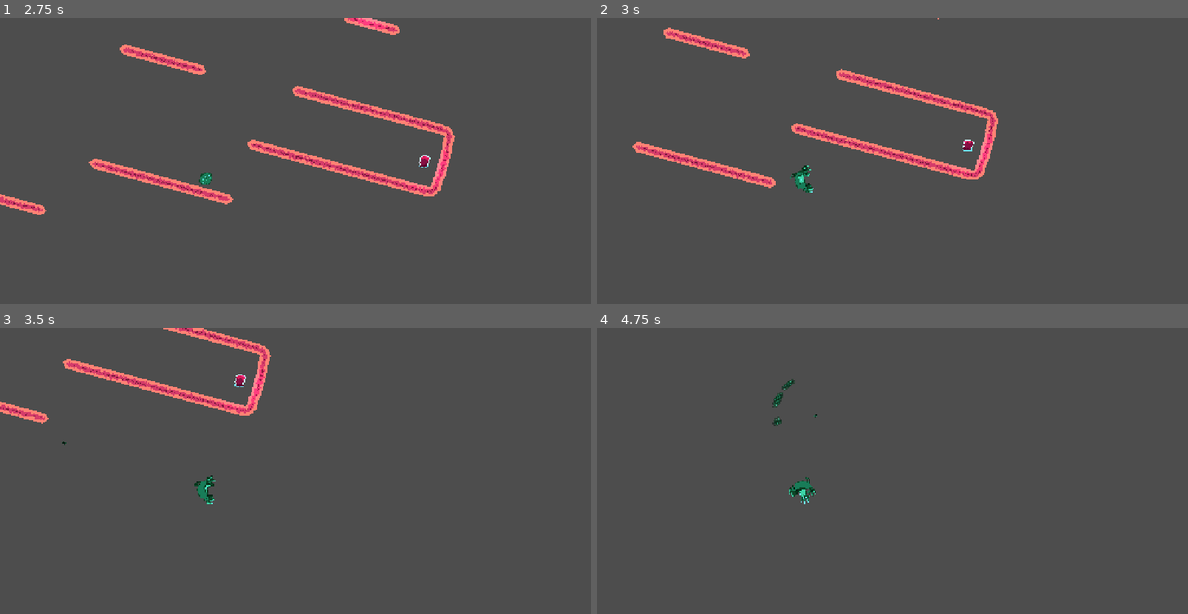
Above: before the commit, frames 1-4 (two rows, left to right).
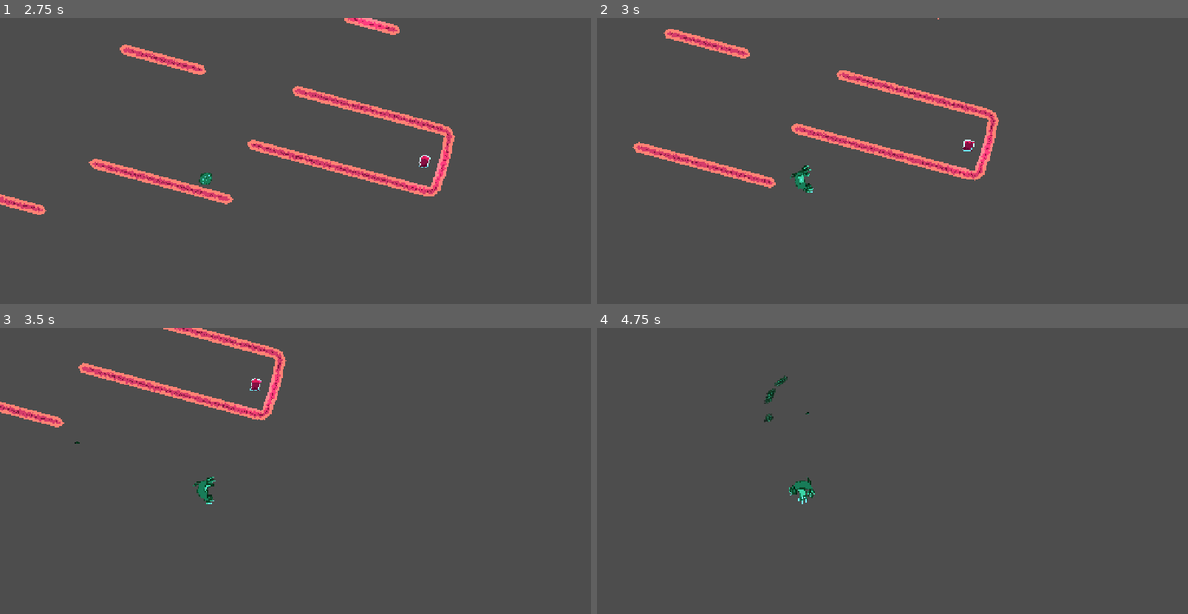
Above: after the commit, the same moments.

Repository: SinusMs/minijam-187
Game: Godot game, scene res://levels/chimken_mini_level2.tscn
Two runs of this game, one before a commit and one after it. Both use one fixed random seed, a clock stepped at 60 frames per second and the inputs below. This scene is started directly instead of the project's main scene.
Inputs:
- Up to frame 1 (2.75 s): tap Enter (evolve) at 0.5, 0.6 s; hold D (right) 0.53-1.28 s; tap Space (jump) at 0.77, 1.52 s; hold A (left) 1.28-2.03 s; tap P (shake) at 1.35 s; hold D (right) from 2.03 s (still down); hold R from 2.03 s (still down)
- Up to frame 2 (3 s): keep holding D (right); release R at 2.78 s; tap Enter (evolve) at 2.85 s
- Up to frame 3 (3.5 s): keep holding D (right); tap Space (jump) at 3.02 s
- Up to frame 4 (4.75 s): release D (right) at 3.53 s; hold A (left) from 3.53 s (still down); tap P (shake) at 3.6 s; tap Space (jump) at 3.77, 4.52 s; tap R at 4.35 s

Frame 1 is identical in both runs. In frame 2, 0.5% of the frame differs, in the area x 6-68%, y 3-62%; in frame 3, 1.6%, in the area x 0-49%, y 0-62%; in frame 4, 0.4%.

Commit message:
nix

Diff:
--- a/levels/chimken_mini_level2.tscn
+++ b/levels/chimken_mini_level2.tscn
@@ -12,7 +12,7 @@
 tile_set = ExtResource("1_m6nuo")
 
 [node name="CharacterControllerBody" parent="." instance=ExtResource("2_3ep74")]
-move_speed = 250.0
+move_speed = 150.0
 
 [node name="CharacterCamera" parent="." node_paths=PackedStringArray("player") instance=ExtResource("3_65861")]
 player = NodePath("../CharacterControllerBody")
Not shown: 1 places in levels/chimken_mini_level2.tscn that only renumber resources
